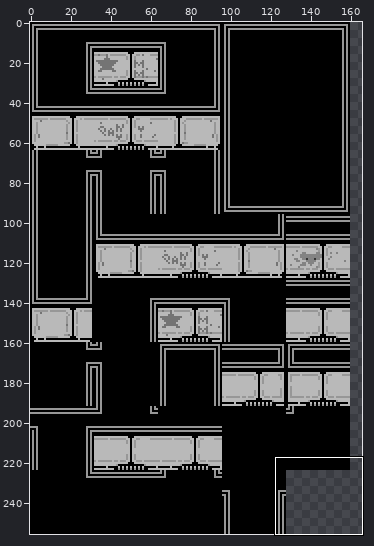
Two states of a sprite sheet, Assets/^Sprites^/Minigame/Tiles/TilesetLabirinto.png. The first picture is a wide view before the edit; the outline marks the close-up.
Close-up. As it was:
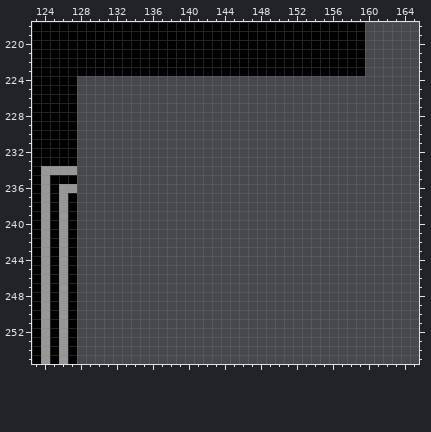
The file is 256x256 pixels. Shown: x 123..165, y 218..255. The wide view leaves out empty margins.
After:
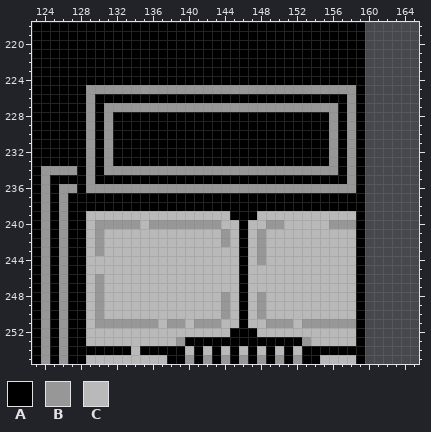
Palette (. is transparent): A #000000  B #979797  C #b9b9b9
What changed:
@@ x 123..165 @@
 223 AAAAAAAAAAAAAAAAAAAAAAAAAAAAAAAAAAAAA......
-224 AAAAA......................................
-225 AAAAA......................................
-226 AAAAA......................................
-227 AAAAA......................................
-228 AAAAA......................................
-229 AAAAA......................................
-230 AAAAA......................................
-231 AAAAA......................................
-232 AAAAA......................................
-233 AAAAA......................................
-234 ABBBB......................................
-235 ABAAA......................................
-236 ABABB......................................
-237 ABABA......................................
-238 ABABA......................................
-239 ABABA......................................
-240 ABABA......................................
-241 ABABA......................................
-242 ABABA......................................
-243 ABABA......................................
-244 ABABA......................................
-245 ABABA......................................
-246 ABABA......................................
-247 ABABA......................................
-248 ABABA......................................
-249 ABABA......................................
-250 ABABA......................................
-251 ABABA......................................
-252 ABABA......................................
-253 ABABA......................................
-254 ABABA......................................
-255 ABABA......................................
+224 AAAAAAAAAAAAAAAAAAAAAAAAAAAAAAAAAAAAA......
+225 AAAAAABBBBBBBBBBBBBBBBBBBBBBBBBBBBBBA......
+226 AAAAAABAAAAAAAAAAAAAAAAAAAAAAAAAAAABA......
+227 AAAAAABABBBBBBBBBBBBBBBBBBBBBBBBBBABA......
+228 AAAAAABABAAAAAAAAAAAAAAAAAAAAAAAABABA......
+229 AAAAAABABAAAAAAAAAAAAAAAAAAAAAAAABABA......
+230 AAAAAABABAAAAAAAAAAAAAAAAAAAAAAAABABA......
+231 AAAAAABABAAAAAAAAAAAAAAAAAAAAAAAABABA......
+232 AAAAAABABAAAAAAAAAAAAAAAAAAAAAAAABABA......
+233 AAAAAABABAAAAAAAAAAAAAAAAAAAAAAAABABA......
+234 ABBBBABABBBBBBBBBBBBBBBBBBBBBBBBBBABA......
+235 ABAAAABAAAAAAAAAAAAAAAAAAAAAAAAAAAABA......
+236 ABABBABBBBBBBBBBBBBBBBBBBBBBBBBBBBBBA......
+237 ABABAAAAAAAAAAAAAAAAAAAAAAAAAAAAAAAAA......
+238 ABABAAAAAAAAAAAAAAAAAAAAAAAAAAAAAAAAA......
+239 ABABAACCCCCCCCCCCCCCCCAAACCCCCCCCCCCA......
+240 ABABAACBBBBBCBBBBBBBBCCACCBBCCCCCBBBA......
+241 ABABAACBCCCCCCCCCCCCCBCACBCCCCCCCCCCA......
+242 ABABAACBCCCCCCCCCCCCCBCACBCCCCCCCCCCA......
+243 ABABAACBCCCCCCCCCCCCCCCACBCCCCCCCCCCA......
+244 ABABAACCCCCCCCCCCCCCCCCACBCCCCCCCCCCA......
+245 ABABAACCCCCCCCCCCCCCCCCACCCCCCCCCCCCA......
+246 ABABAACBCCCCCCCCCCCCCCCACCCCCCCCCCCCA......
+247 ABABAACBCCCCCCCCCCCCCCCACCCCCCCCCCCCA......
+248 ABABAACBCCCCCCCCCCCCCBCACBCCCCCCCCCCA......
+249 ABABAACBCCCCCCCCCCCCCBCACBCCCCCCCCCCA......
+250 ABABAACBCCCCCCCCCCCCCBCACBCCCCCCCCCCA......
+251 ABABAACBBBBBBBCBBCBBBCCACCBBBCBBBBBBA......
+252 ABABAACCCCCCCCCCCCCCCCAAACCCCCCCCCCCA......
+253 ABABAACCCCCCCCCCBAAAAAAAAAAAAABCCCCCA......
+254 ABABAAAAAAACAAAAACACACACACACACAAAAAAA......
+255 ABABAACCCCCCCCCAABABABABABABABAACCCCA......
